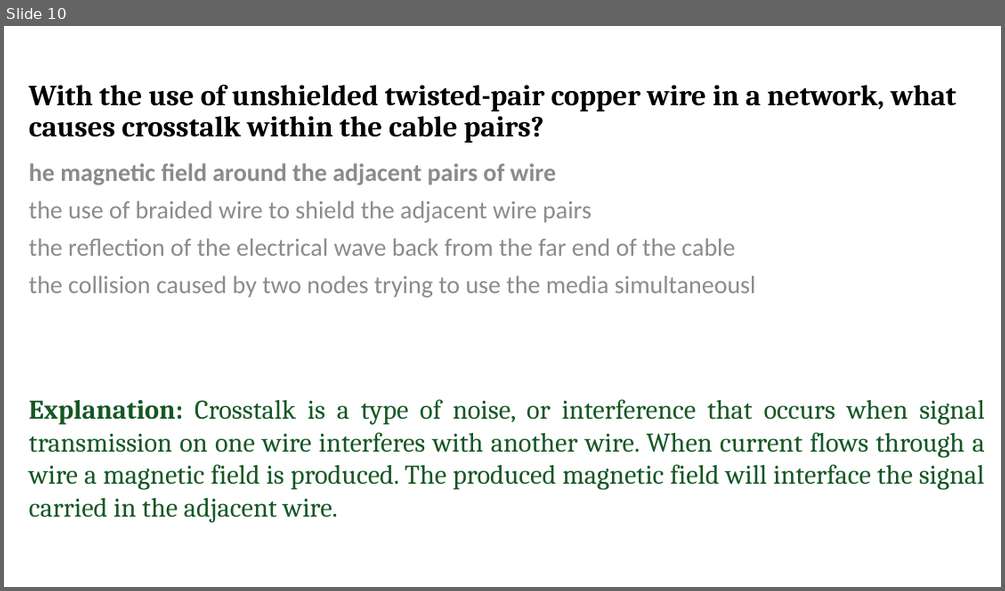
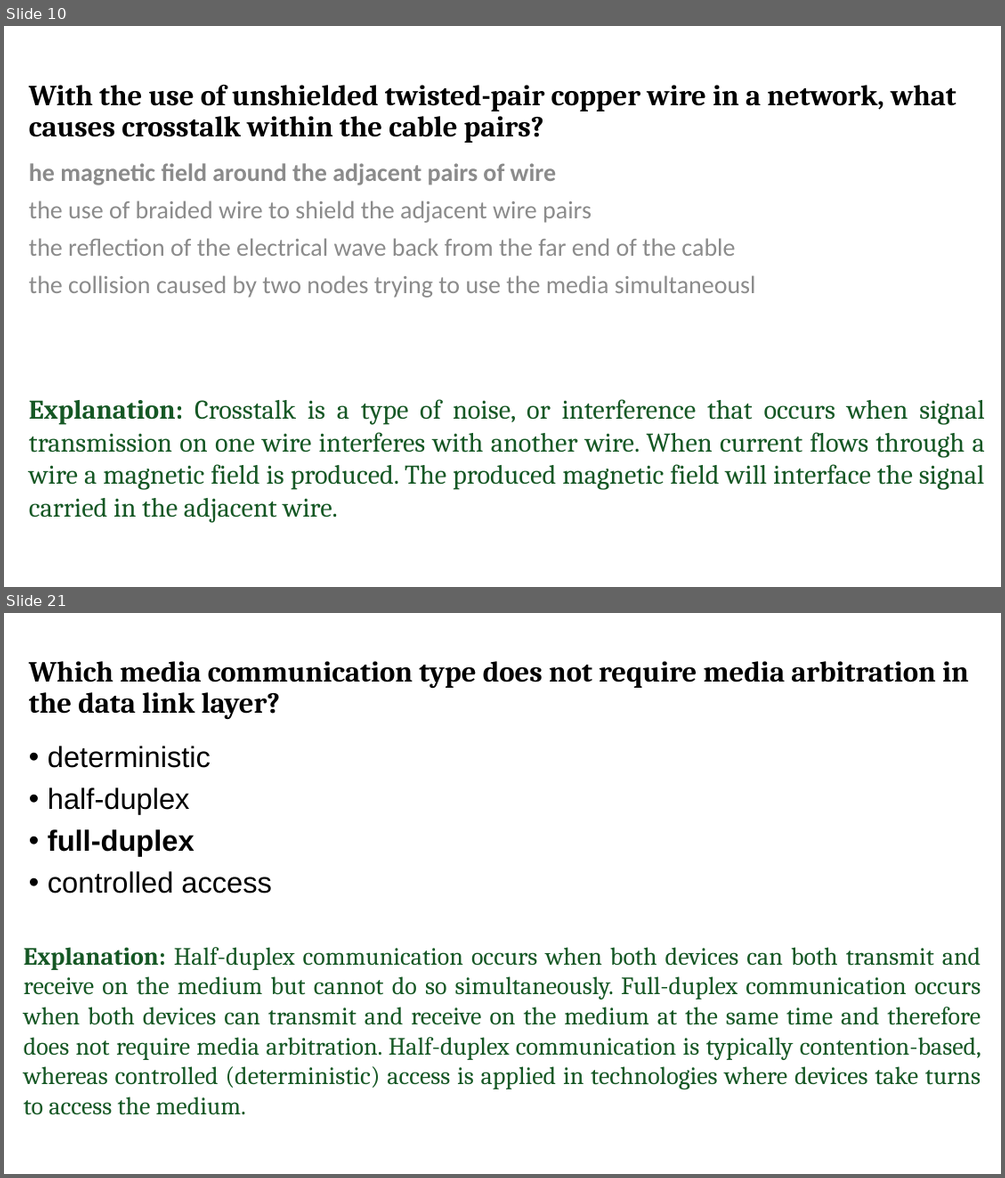
Before and after one commit to narsiimha/CCNA, a slide deck: PPT/QA/Module4-7.pptx. Shown one above the other, each under a label of ours: slide 10 before the commit, slides 10 and 21 after it; the slides between them are not shown. The pictures are 1005x591 and 1005x1178 pixels, drawn with LibreOffice and Linux fonts; fonts in the diff are those of the drawing. Boxes give left, top, right and bottom in pixels: in the first picture for what was removed or moved away, otherwise in the second. Text is boxed around its words. In the diff, an @@ line names an element or a change of style, - is before the commit and + after.

```diff
--- a/PPT/QA/Module4-7.pptx
+++ b/PPT/QA/Module4-7.pptx
@@ slide 21 added at bbox=[4, 613, 1001, 1174], background #FFFFFF @@
@@ title added at bbox=[29, 661, 969, 719], 28 pt, text #000000, bold @@
+Which media communication type does not require media arbitration in the data link layer?
@@ text added at bbox=[48, 746, 272, 893], 28 pt, text #000000 @@
+• deterministic
+• half-duplex
+• full-duplex
+• controlled access
@@ text added at bbox=[24, 947, 981, 1115], 24 pt, text #155724 @@
+Explanation: Half-duplex communication occurs when both devices can both transmit and receive on the medium but cannot do so simultaneously. Full-duplex communication occurs when both devices can transmit and receive on the medium at the same time and therefore does not require media arbitration. Half-duplex communication is typically contention-based, whereas controlled (deterministic) access is applied in technologies where devices take turns to access the medium.
```
Also in this commit, not shown: 9 other slides changed, 60 other slides added, 1 other file.
